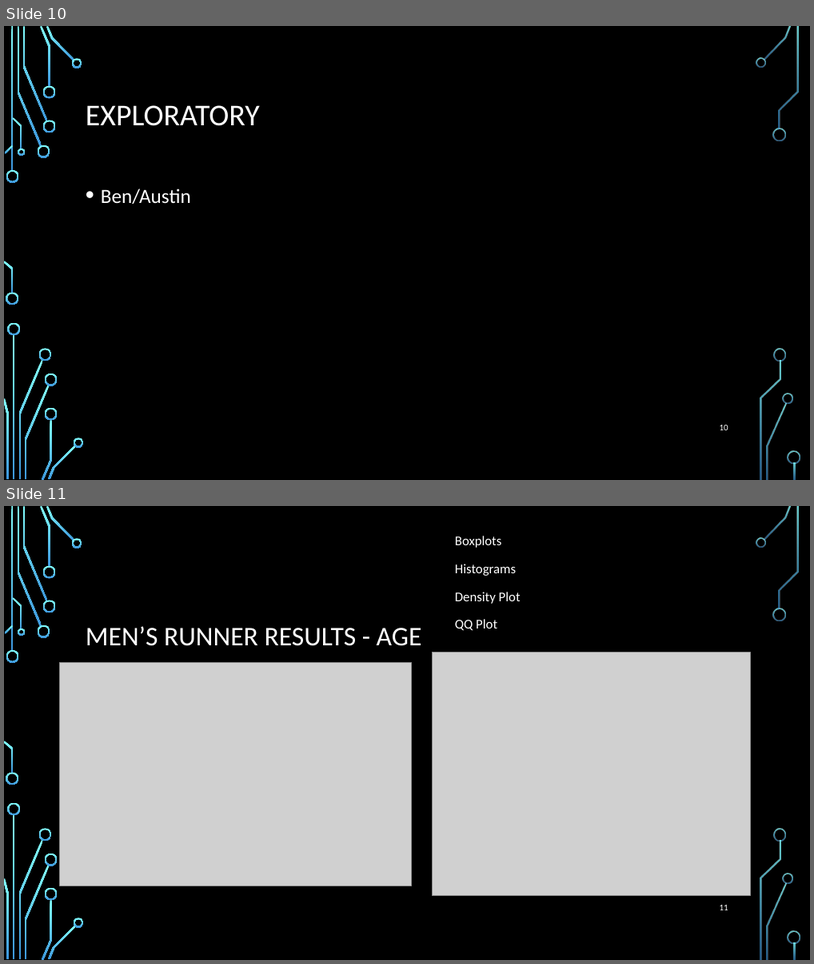
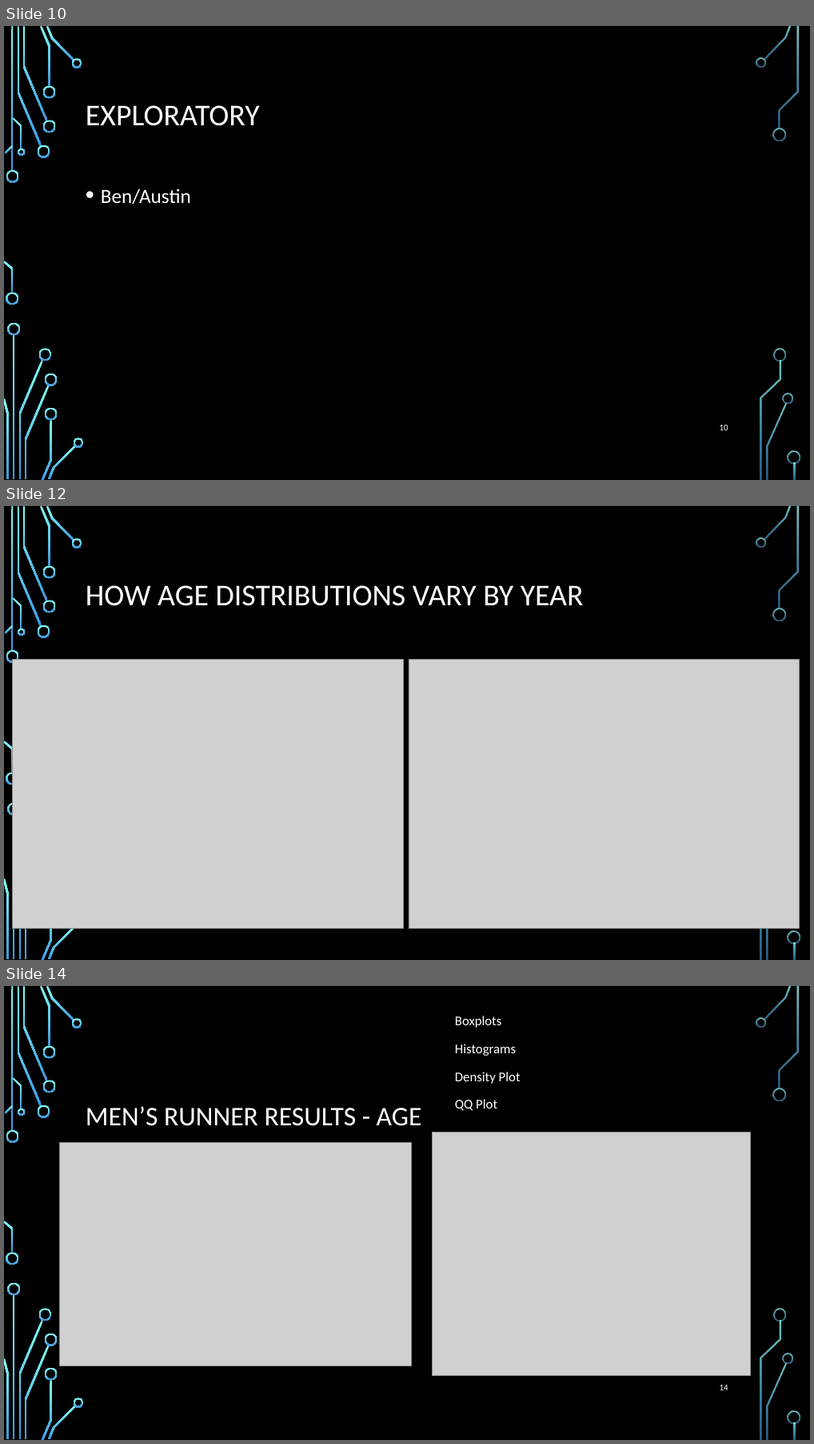
Before and after one commit to elkinst65/QTW_08, a slide deck: infographic.pptx. Shown one above the other, each under a label of ours: slides 10 and 11 before the commit, slides 10, 12 and 14 after it; the slides between them are not shown. The pictures are 814x964 and 814x1444 pixels, drawn with LibreOffice and Linux fonts; fonts in the diff are those of the drawing; grey boxes stand for pictures; background and template pictures are left out. Boxes give left, top, right and bottom in pixels: in the first picture for what was removed or moved away, otherwise in the second. Text is boxed around its words. In the diff, an @@ line names an element or a change of style, - is before the commit and + after.

```diff
--- a/infographic.pptx
+++ b/infographic.pptx
@@ slide 12 added at [4,506,810,960], background picture (left out); not listed: 30 template elements that a slide beside it also shows @@
@@ title added at [86,585,584,606], 36 pt, text #FFFFFF @@
+HOW AGE DISTRIBUTIONS VARY BY YEAR
@@ picture added at [13,659,403,928] @@
@@ picture added at [409,659,800,928] @@
@@ what was slide 11 is now slide 14 @@
@@ page number at [720,1384,729,1390]: text changed @@
-11
+14
```
Also in this commit, not shown: 2 other slides added, 1 other file.
